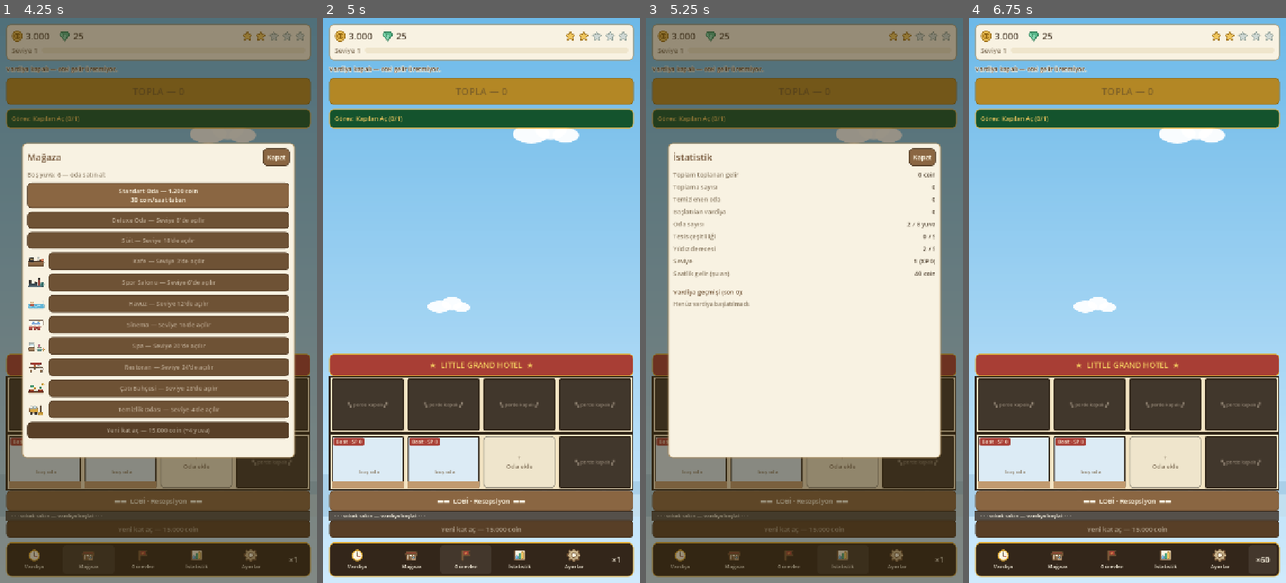
Above: before the commit, frames 1-4 (left to right).
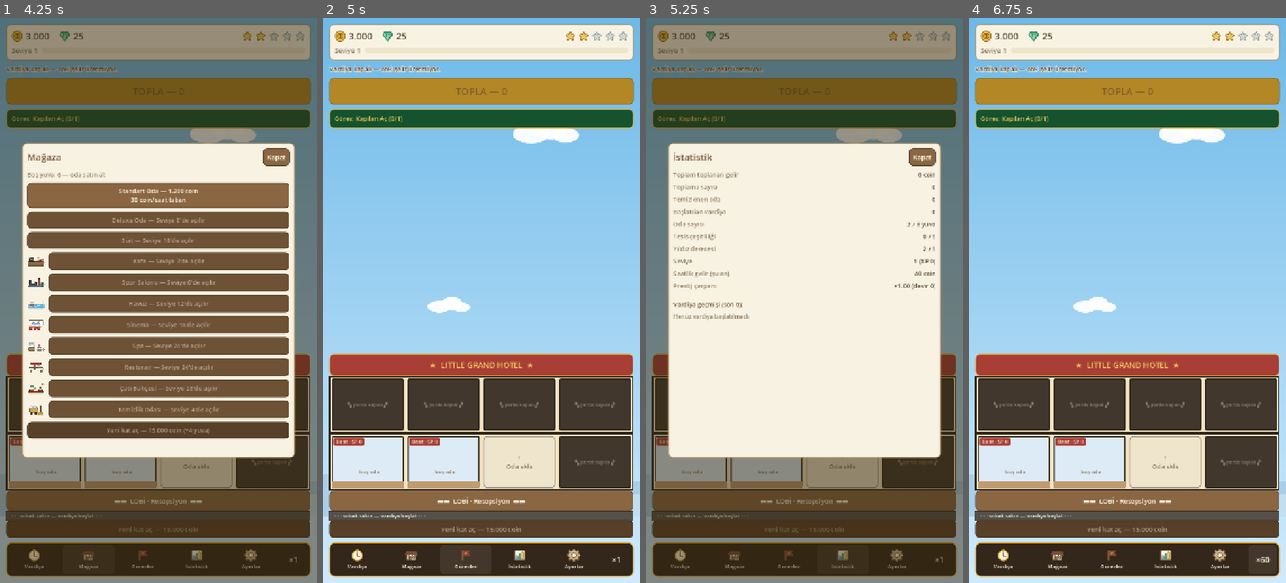
Above: after the commit, the same moments.

Repository: Eren-Ozcan/LittleGrandHotel
Game: Godot game, scene res://main.tscn
The game is run twice, just before and just after one commit, with the same random seed, the same clock (stepped at 60 frames per second) and the same inputs.
Inputs (mouse positions are in pixels of both pictures, inside the frame that each line leads up to):
- Up to frame 1 (4.25 s): click (44, 464) at 0.52 s; click (120, 464) at 1.27 s; click "+ Oda ekle" at 2 s; click (34, 560) at 2.77 s; click (88, 560) at 3.52 s
- Up to frame 2 (5 s): click (465, 560) at 4.27 s
- Up to frame 3 (5.25 s): click (842, 560) at 5.02 s
- Up to frame 4 (6.75 s): click (1219, 560) at 5.77 s; click (1263, 560) at 6.52 s

Frames 1-2 are identical in both runs. In frame 3, 0.5% of the frame differs, in the area x 8-92%, y 47-54%; in frame 4, nothing differs.

Commit message:
Prestij sistemi: kalıcı gelir çarpanı karşılığında devretme
Seviye 20'ye ulaşan oyuncu Ayarlar'dan oteli devredip prestige_level'i
kalıcı olarak artırabilir; her devir hourly_income()/_advance() içinde
uygulanan gelire +%20 kalıcı çarpan ekler. Devretmek coin/oda/görev/
başarım ilerlemesini sıfırlar ama çarpan kalıcı kalır. Kayıt v5'e
taşındı (prestige_level alanı, göç zinciri v4->v5). Tam kayıt
sıfırlama artık prestiji de sıfırlıyor.

Diff:
--- a/data/economy.json
+++ b/data/economy.json
@@ -57,5 +57,7 @@
 
   "xp_curve": { "base": 100, "exp": 1.9 },
   "levelup_gems": 5,
-  "offline_cap_hours": 48
+  "offline_cap_hours": 48,
+
+  "prestige": { "min_level": 20, "mult_gain": 0.2 }
 }
--- a/src/autoload/game.gd
+++ b/src/autoload/game.gd
@@ -9,7 +9,7 @@
 signal leveled_up(new_level: int)
 
 const SAVE_PATH := "user://save.json"
-const SAVE_VERSION := 4
+const SAVE_VERSION := 5
 ## Göçle yükseltilebilen en eski kayıt sürümü
 const MIN_SAVE_VERSION := 2
 const ECO_PATH := "res://data/economy.json"
@@ -42,6 +42,9 @@
 
 ## Açılmış başarım id'leri (kalıcı, tek seferlik ödüller).
 var unlocked_achievements: Array = []
+
+## Prestij: devretme sayısı. new_game() ile sıfırlanmaz — kalıcıdır.
+var prestige_level: int = 0
 
 ## Uygulama açılışında sen-yokken kazanılan gelir (UI popup için; UI okur ve sıfırlar).
 var offline_earned: int = 0
@@ -246,7 +249,7 @@
 			if hk:
 				rate *= float(d.stay_hours) / (float(d.stay_hours) + float(eco.auto_clean_hours))
 			total += rate
-	return total * smult * occ
+	return total * smult * occ * prestige_mult()
 
 
 func staff_count() -> int:
@@ -322,7 +325,7 @@
 
 ## Vardiya penceresi içindeki game_hours kadar ilerlet.
 func _advance(game_hours: float) -> void:
-	var smult := float(eco.star_mult[str(star_rating())])
+	var smult := float(eco.star_mult[str(star_rating())]) * prestige_mult()
 	var occ := float(eco.occupancy_base)
 	var hk := housekeeping_active()
 	for r in rooms:
@@ -493,6 +496,27 @@
 	if gained > 0:
 		gems += int(eco.levelup_gems) * gained
 		leveled_up.emit(level())
+
+
+# --- Prestij: kalıcı gelir çarpanı karşılığında devretme -----------------
+
+## Her prestij, gelire kalıcı bir çarpan ekler (bileşik değil, toplamsal).
+func prestige_mult() -> float:
+	return 1.0 + float(eco.prestige.mult_gain) * prestige_level
+
+
+func can_prestige() -> bool:
+	return level() >= int(eco.prestige.min_level)
+
+
+## Oteli devreder: prestige_level kalıcı olarak artar, ilerlemenin geri
+## kalanı (coin, oda, görev, başarım vb.) new_game() ile sıfırlanır.
+func do_prestige() -> bool:
+	if not can_prestige():
+		return false
+	prestige_level += 1
+	new_game()
+	return true
 
 
 # --- Görevler (GDD §4.7) -----------------------------------------------
@@ -572,10 +596,12 @@
 	_check_achievements()
 
 
-## Kaydı siler ve sıfırdan başlatır (Ayarlar → Kaydı sıfırla).
+## Kaydı siler ve sıfırdan başlatır (Ayarlar → Kaydı sıfırla). Prestij de dahil
+## tüm ilerlemeyi siler — do_prestige()'den farklı olarak çarpanı korumaz.
 func reset_game() -> void:
 	if FileAccess.file_exists(SAVE_PATH):
 		DirAccess.remove_absolute(ProjectSettings.globalize_path(SAVE_PATH))
+	prestige_level = 0
 	new_game()
 	save_game()
 
@@ -601,6 +627,7 @@
 		"stat_cleans": stat_cleans,
 		"shift_history": shift_history,
 		"unlocked_achievements": unlocked_achievements,
+		"prestige_level": prestige_level,
 		"time_scale": time_scale,
 		"sound_on": sound_on,
 		"music_on": music_on,
@@ -628,6 +655,10 @@
 				# v4: başarımlar eklendi
 				if not data.has("unlocked_achievements"):
 					data["unlocked_achievements"] = []
+			4:
+				# v5: prestij eklendi
+				if not data.has("prestige_level"):
+					data["prestige_level"] = 0
 		v += 1
 		data["save_version"] = v
 	return data
@@ -658,6 +689,7 @@
 	stat_cleans = int(parsed.get("stat_cleans", 0))
 	shift_history = parsed.get("shift_history", [])
 	unlocked_achievements = parsed.get("unlocked_achievements", [])
+	prestige_level = int(parsed.get("prestige_level", 0))
 	# Vardiya bitişi gerçek saniye tutulur; ölçek geri yüklenmezse
 	# hızlı modda kaydedilen vardiya normal hızda 60/3600 kat kısalır.
 	time_scale = float(parsed.get("time_scale", 1.0))
--- a/src/main.gd
+++ b/src/main.gd
@@ -1038,6 +1038,7 @@
 		["Yıldız derecesi", "%d / 5" % Game.star_rating()],
 		["Seviye", "%d (XP %s)" % [Game.level(), _fmt(Game.xp)]],
 		["Saatlik gelir (şu an)", "%.0f coin" % Game.hourly_income()],
+		["Prestij çarpanı", "×%.2f (devir %d)" % [Game.prestige_mult(), Game.prestige_level]],
 	]
 	for r in rows:
 		var row := HBoxContainer.new()
@@ -1078,6 +1079,24 @@
 		_rebuild_popup())
 	c.add_child(m_b)
 
+	c.add_child(_spacer_y(10))
+	c.add_child(_label("Prestij — çarpan ×%.2f (devir %d)" % [Game.prestige_mult(), Game.prestige_level], 15, PALETTE.wood_dark))
+	if Game.can_prestige():
+		var next_mult: float = Game.prestige_mult() + float(Game.eco.prestige.mult_gain)
+		var p_b := _button("Oteli devret — yeni çarpan ×%.2f" % next_mult, 15, PALETTE.green_deep, PALETTE.cream_text)
+		p_b.pressed.connect(func():
+			if p_b.get_meta("armed", false):
+				Game.do_prestige()
+				_close_popup()
+				_show_toast("Devrettin! Yeni gelir çarpanı: ×%.2f" % Game.prestige_mult())
+			else:
+				p_b.set_meta("armed", true)
+				p_b.text = "Emin misin? İlerleme sıfırlanacak, tekrar dokun")
+		c.add_child(p_b)
+		c.add_child(_label("Devretmek coin, oda, görev ve başarım ilerlemeni sıfırlar; çarpan kalıcıdır.", 12, PALETTE.muted))
+	else:
+		c.add_child(_label("Devretmek için Seviye %d gerekir (şu an %d)." % [int(Game.eco.prestige.min_level), Game.level()], 13, PALETTE.muted))
+
 	c.add_child(_spacer_y(8))
 	c.add_child(_label("Tehlikeli bölge:", 13, PALETTE.banner_red))
 	var r_b := _button("Kaydı sıfırla", 15, PALETTE.banner_red, PALETTE.cream_text)
--- a/tests/sim_check.gd
+++ b/tests/sim_check.gd
@@ -201,8 +201,9 @@
 		"göç varsayılanları doğru (geçmiş boş, sesler açık)")
 	g4.save_game(v2_path)
 	var reparsed = JSON.parse_string(FileAccess.get_file_as_string(v2_path))
-	check(int(reparsed.save_version) == 4, "göçen kayıt v4 olarak yazıldı")
+	check(int(reparsed.save_version) == 5, "göçen kayıt v5 olarak yazıldı")
 	check(reparsed.unlocked_achievements is Array, "göç unlocked_achievements alanını ekledi")
+	check(int(reparsed.prestige_level) == 0, "göç prestige_level alanını 0 ile ekledi")
 	old_save["save_version"] = 99
 	fw = FileAccess.open(v2_path, FileAccess.WRITE)
 	fw.store_string(JSON.stringify(old_save))
@@ -265,6 +266,34 @@
 	check(g6.coins == coins_after_first, "başarım tekrar ödül vermiyor (tek seferlik)")
 	g6.free()
 
+	# 16) Prestij: eşik altında reddedilir, devirde kalıcı çarpan ekler ve ilerlemeyi sıfırlar
+	var g7 = GameScript.new()
+	g7.eco = g.eco
+	g7.quests = g.quests
+	g7.achievements = g.achievements
+	g7.new_game()
+	check(g7.prestige_mult() == 1.0, "başlangıç prestij çarpanı ×1.0")
+	check(not g7.can_prestige(), "seviye 1'de devretme kilitli")
+	check(not g7.do_prestige(), "eşik altı devretme reddedilir")
+	g7.add_xp(g7.xp_for_level(20) - g7.xp)
+	check(g7.level() >= 20, "seviye 20'ye ulaşıldı")
+	check(g7.can_prestige(), "seviye 20'de devretme açık")
+	g7.coins = 50000
+	g7.buy_room("cafe")
+	check(g7.do_prestige(), "oteli devretme başarılı")
+	check(g7.prestige_level == 1, "devir sayısı arttı")
+	check(absf(g7.prestige_mult() - 1.2) < 0.001, "devir sonrası çarpan ×1.2")
+	check(g7.coins == int(g7.eco.start.coins) and g7.rooms.size() == 2, "devir sonrası ilerleme sıfırlandı")
+	var mult_after_prestige: float = g7.prestige_mult()
+	check(mult_after_prestige > 1.0, "devir çarpanı kalıcı")
+	# reset_game() gerçek user://save.json dosyasına yazdığı için burada
+	# doğrudan çağrılmaz; aynı sıfırlama mantığı (prestige_level = 0 + new_game())
+	# diske dokunmadan doğrulanır.
+	g7.prestige_level = 0
+	g7.new_game()
+	check(g7.prestige_level == 0 and absf(g7.prestige_mult() - 1.0) < 0.001, "tam sıfırlama mantığı prestiji de sıfırlar")
+	g7.free()
+
 	g.free()
 	g2.free()
 	print("TÜM TESTLER GEÇTİ" if failures == 0 else "%d test BAŞARISIZ" % failures)
